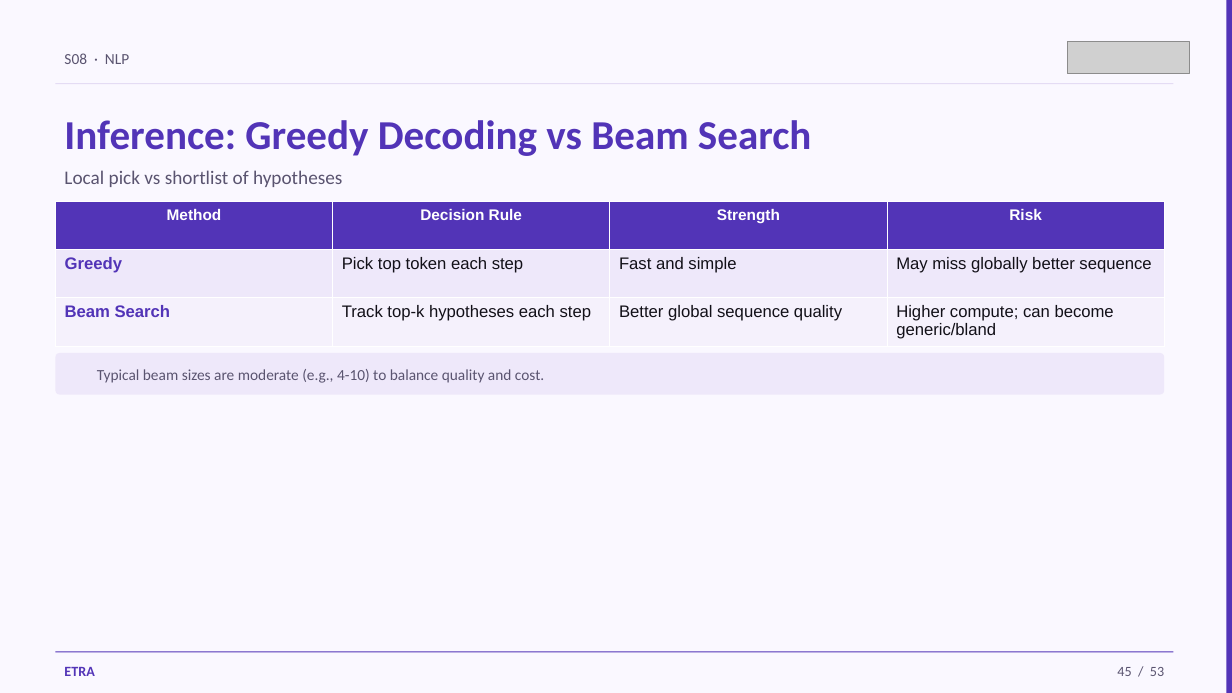
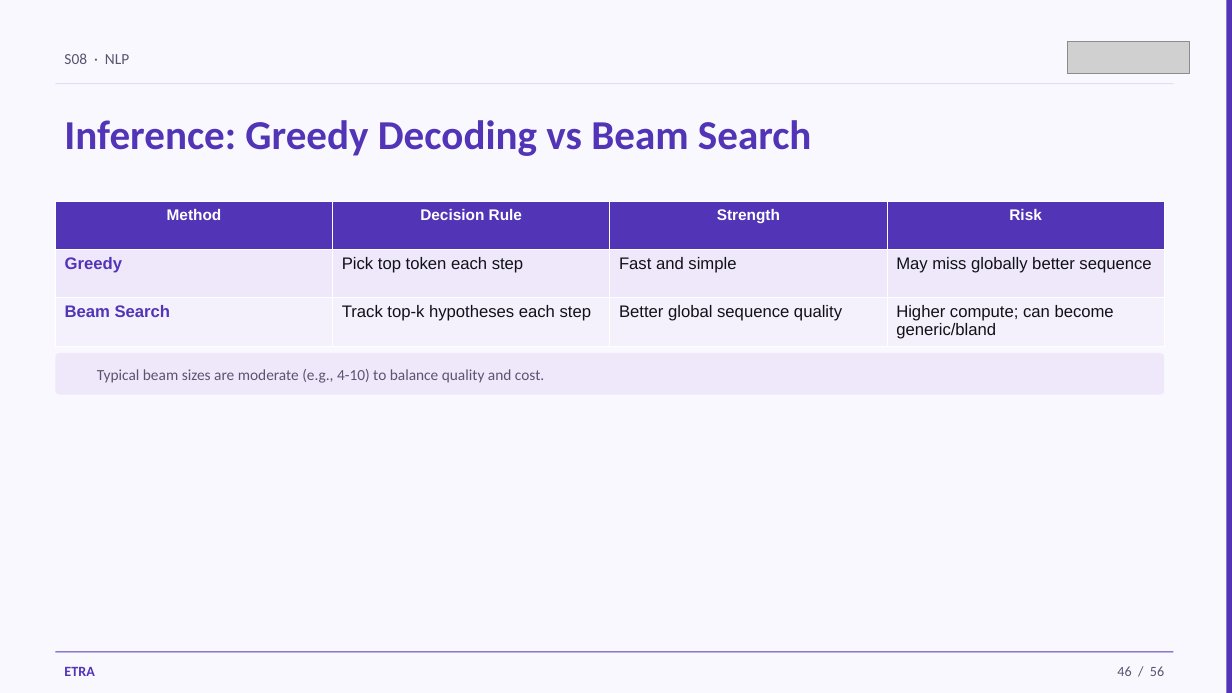
Before and after one commit to iksasa15/AI-ML, a slide deck: slide 46 of web-presentation/pdf-exports/Week3-Session1-NLP.pptx (slide 45 before the commit). Drawn at 1232x693 pixels with LibreOffice and Linux fonts; fonts in the diff are those of the drawing; grey boxes stand for pictures. Boxes give left, top, right and bottom in pixels: in the first picture for what was removed or moved away, otherwise in the second. Text is boxed around its words. In the diff, an @@ line names an element or a change of style, - is before the commit and + after.

```diff
--- a/web-presentation/pdf-exports/Week3-Session1-NLP.pptx
+++ b/web-presentation/pdf-exports/Week3-Session1-NLP.pptx
@@ text removed at box(64, 170, 342, 187) @@
-Local pick vs shortlist of hypotheses
@@ text at box(1117, 666, 1164, 676): text changed @@
-45 / 53
+46 / 56
```
Also in this commit, not shown: 49 other slides changed, 5 slides added, 2 slides removed, 6 other files.
